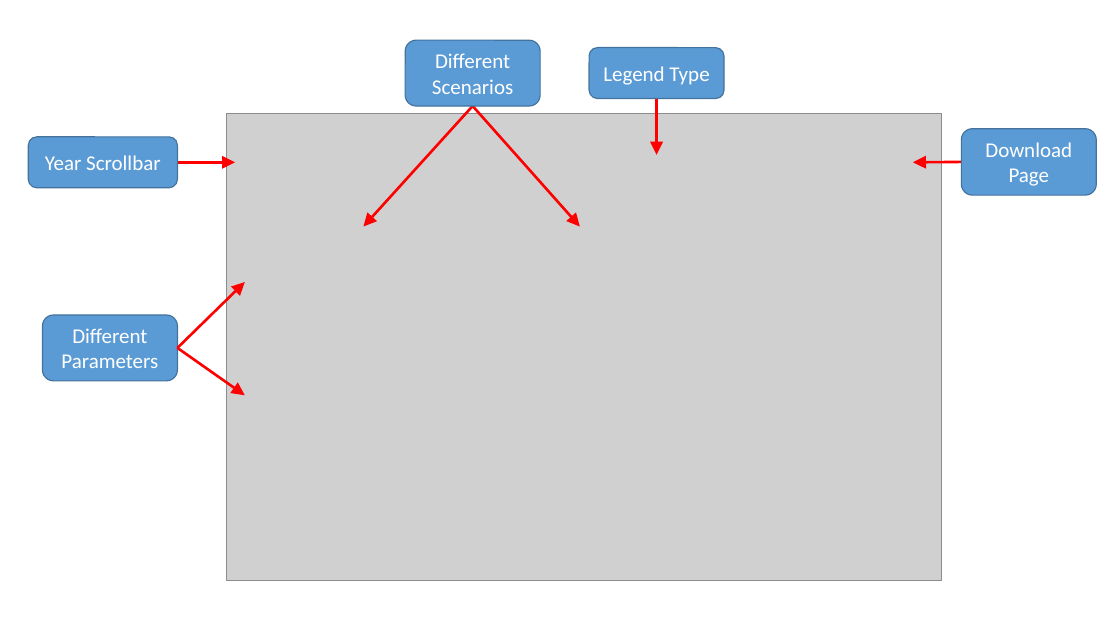
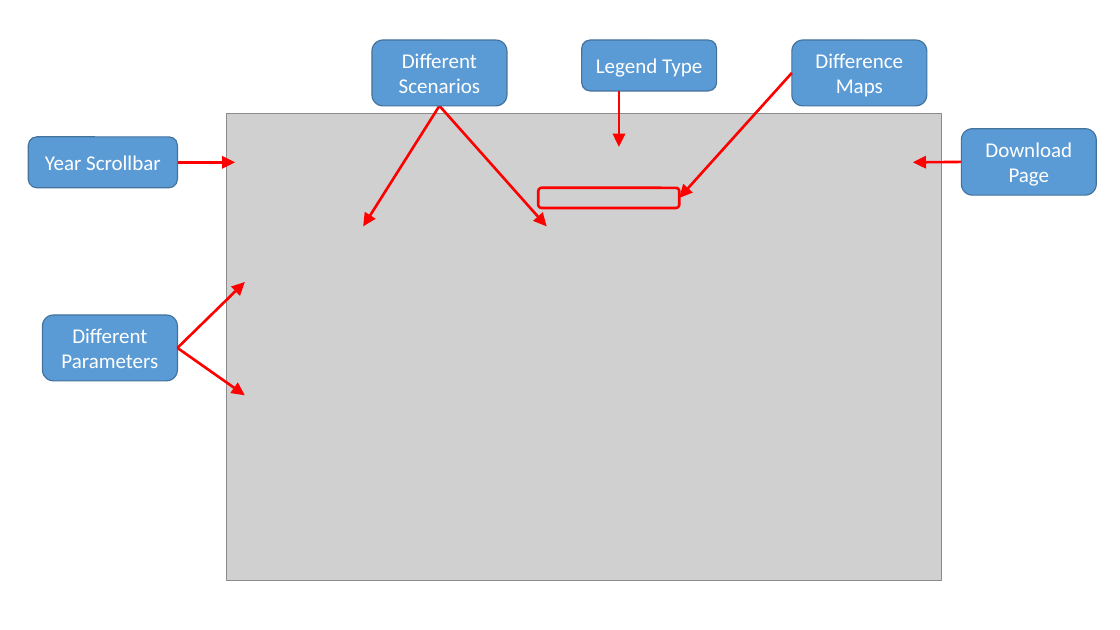
Before and after one commit to JGCRI/argus, a slide deck: slide 12 of vignettes/vignetteFigs/00vignetteFigs.pptx (slide 13 before the commit). Drawn at 1120x630 pixels with LibreOffice and Linux fonts; fonts in the diff are those of the drawing; grey boxes stand for pictures. Boxes give left, top, right and bottom in pixels: in the first picture for what was removed or moved away, otherwise in the second. Text is boxed around its words. In the diff, an @@ line names an element or a change of style, - is before the commit and + after.

```diff
--- a/vignettes/vignetteFigs/00vignetteFigs.pptx
+++ b/vignettes/vignetteFigs/00vignetteFigs.pptx
@@ rounded rectangle "Different Scenarios": place and size @@
-rounded rectangle "Different Scenarios" at [405,40,540,106]
+rounded rectangle "Different Scenarios" at [372,40,507,106]
@@ rounded rectangle "Legend Type": place and size @@
-rounded rectangle "Legend Type" at [589,48,724,99]
+rounded rectangle "Legend Type" at [581,40,717,92]
@@ rounded rectangle added at [792,40,928,106], fill #5B9BD5, outline #43739E 1 pt, 18 pt, text #FFFFFF @@
+Difference Maps
@@ arrow added from (792, 73) to (680, 198), #FF0000 2.25 pt @@
@@ arrow moved from (473, 106) - (364, 227) to (439, 106) - (363, 226) @@
@@ arrow moved from (473, 106) - (580, 227) to (439, 106) - (547, 226) @@
@@ arrow moved from (657, 98) - (657, 155) to (619, 91) - (619, 147) @@
@@ rounded rectangle added at [539,188,680,208], outline #FF0000 2.25 pt @@
```
Also in this commit, not shown: 1 other slide changed, 2 slides added, 2 slides removed, 6 other files.
